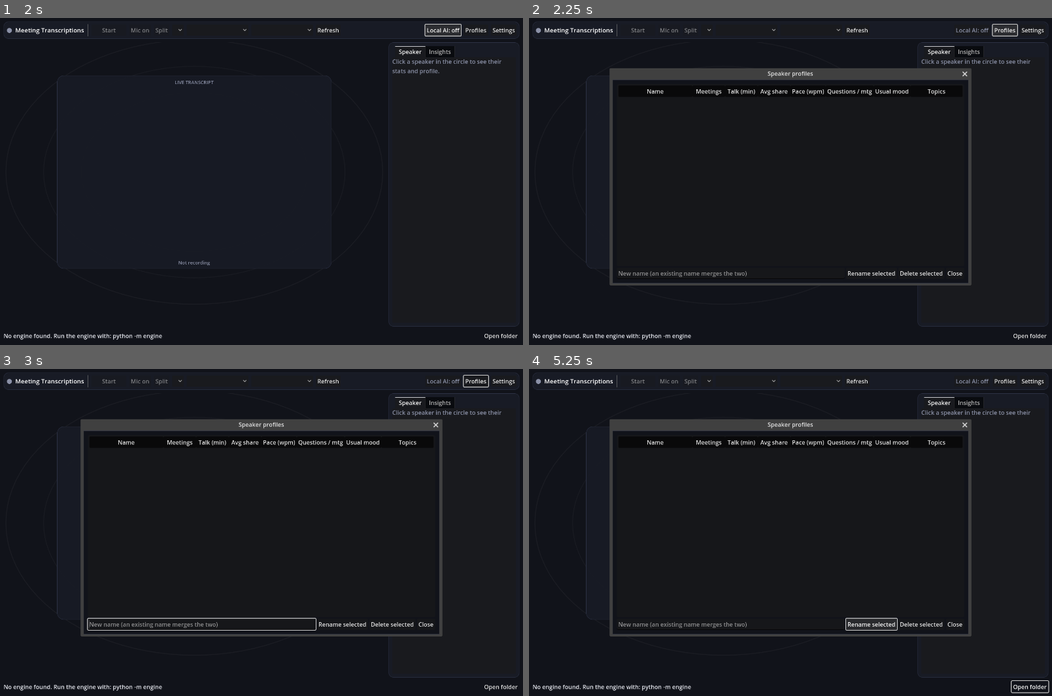
Above: before the commit, frames 1-4 (two rows, left to right).
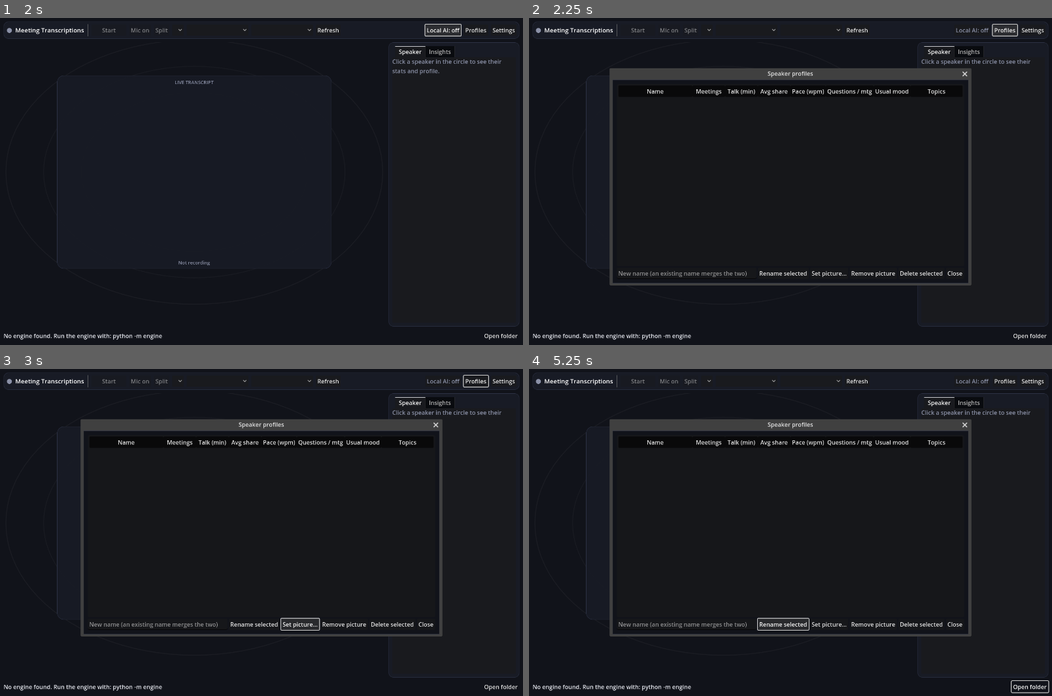
Above: after the commit, the same moments.

Repository: karlis-balcers/meeting-transcriptions
Game: Godot game, scene res://main.tscn
Same seed, same stepped clock (60 frames per second), same inputs: the game is played once before the commit and once after it.
Inputs (mouse positions are in pixels of both pictures, inside the frame that each line leads up to):
- Up to frame 1 (2 s): click "Refresh" at 0.5 s; click "Local AI: off" at 1.25 s
- Up to frame 2 (2.25 s): click "Profiles" at 2 s
- Up to frame 3 (3 s): click (298, 624) at 2.75 s, where only the run after the commit has a clickable "Set picture..."
- Up to frame 4 (5.25 s): click (874, 624) at 3.5 s, where only the run after the commit has a clickable "Remove picture"; click "Open folder" at 4.25 s; click "Rename selected" at 5 s

Frame 1 is identical in both runs. In frame 2, 0.2% of the frame differs, in the area x 44-70%, y 77-80%; in frame 3, 0.5%, in the area x 16-70%, y 76-80%; in frame 4, 0.3%.

Commit message:
Show mood emojis and profile pictures in the speaker bubbles
Each bubble gets a small emoji for the speaker's current mood (one per mood
label Laya picks from). Profiles has Set picture / Remove picture: the photo
is cropped to a circle, kept under user://avatars and drawn inside the bubble
instead of the initials. Pictures follow renames.

Co-Authored-By: Claude Opus 5.5 (1M context) <noreply@anthropic.com>
Claude-Session: https://claude.ai/code/session_01WEb7VqZ3HZpe3LPGRPcsvq

Diff:
--- /dev/null
+++ b/ui/scripts/avatars.gd
@@ -0,0 +1,76 @@
+class_name Avatars
+extends RefCounted
+## Profile pictures, one per speaker name, kept next to the app's own data.
+## Pictures are cropped to a circle when they're added, so the stage can draw
+## them straight into the bubble.
+
+const DIR := "user://avatars"
+const SIZE := 256
+
+static var _cache := {}  # name -> Texture2D, or null when there is none
+
+
+static func _path(name: String) -> String:
+	return "%s/%s.png" % [DIR, name.strip_edges().to_lower().md5_text()]
+
+
+static func texture(name: String) -> Texture2D:
+	if _cache.has(name):
+		return _cache[name]
+	var tex: Texture2D = null
+	var path := _path(name)
+	if FileAccess.file_exists(path):
+		var img := Image.load_from_file(path)
+		if img != null and not img.is_empty():
+			tex = ImageTexture.create_from_image(img)
+	_cache[name] = tex
+	return tex
+
+
+static func has(name: String) -> bool:
+	return texture(name) != null
+
+
+## Crop the picture at `file` to a centered circle and store it for `name`.
+## Returns an error message, or "" when it worked.
+static func set_from_file(name: String, file: String) -> String:
+	var img := Image.load_from_file(file)
+	if img == null or img.is_empty():
+		return "Couldn't read that picture. PNG, JPG and WebP work."
+	var side := mini(img.get_width(), img.get_height())
+	img = img.get_region(Rect2i((img.get_width() - side) / 2, (img.get_height() - side) / 2, side, side))
+	img.convert(Image.FORMAT_RGBA8)
+	img.resize(SIZE, SIZE, Image.INTERPOLATE_LANCZOS)
+	var c := (SIZE - 1) / 2.0
+	for y in SIZE:
+		for x in SIZE:
+			var d := Vector2(x - c, y - c).length()
+			var a := clampf(c - d + 0.5, 0.0, 1.0)  # soft 1px edge
+			if a < 1.0:
+				var px := img.get_pixel(x, y)
+				px.a *= a
+				img.set_pixel(x, y, px)
+	DirAccess.make_dir_recursive_absolute(DIR)
+	var err := img.save_png(_path(name))
+	if err != OK:
+		return "Couldn't save the picture (error %d)." % err
+	_cache[name] = ImageTexture.create_from_image(img)
+	return ""
+
+
+static func remove(name: String) -> void:
+	DirAccess.remove_absolute(ProjectSettings.globalize_path(_path(name)))
+	_cache[name] = null
+
+
+## Follow a rename. When the new name already has a picture, it keeps its own.
+static func rename(old: String, new_name: String) -> void:
+	var src := _path(old)
+	if old == new_name or not FileAccess.file_exists(src):
+		return
+	if not FileAccess.file_exists(_path(new_name)):
+		DirAccess.rename_absolute(ProjectSettings.globalize_path(src), ProjectSettings.globalize_path(_path(new_name)))
+	else:
+		DirAccess.remove_absolute(ProjectSettings.globalize_path(src))
+	_cache.erase(old)
+	_cache.erase(new_name)
--- a/ui/scripts/main.gd
+++ b/ui/scripts/main.gd
@@ -70,7 +70,9 @@
 
 	profiles_dialog = ProfilesDialog.new()
 	profiles_dialog.delete_requested.connect(func(n): engine.send("delete_profile", {"name": n}))
-	profiles_dialog.rename_requested.connect(func(a, b): engine.send("rename_profile", {"old": a, "new": b}))
+	profiles_dialog.rename_requested.connect(func(a, b):
+		Avatars.rename(a, b)
+		engine.send("rename_profile", {"old": a, "new": b}))
 	add_child(profiles_dialog)
 
 	engine = EngineClient.new()
--- a/ui/scripts/palette.gd
+++ b/ui/scripts/palette.gd
@@ -32,6 +32,39 @@
 	"incorrect": Color("ef233c"),
 	"doubtful": Color("ffb703"),
 }
+
+
+## One common emoji per mood (the moods are what Laya or the LLM picks from).
+const MOOD_EMOJI := {
+	"happy": "😄",
+	"excited": "🤩",
+	"positive": "🙂",
+	"calm": "😌",
+	"neutral": "😐",
+	"confused": "😕",
+	"anxious": "😟",
+	"sad": "😢",
+	"frustrated": "😤",
+	"angry": "😠",
+}
+
+static var _emoji_font: Font
+
+
+static func mood_emoji(mood) -> String:
+	if mood == null:
+		return ""
+	return MOOD_EMOJI.get(str(mood), "")
+
+
+## The system's color emoji font, falling back to the default UI font.
+static func emoji_font() -> Font:
+	if _emoji_font == null:
+		var f := SystemFont.new()
+		f.font_names = PackedStringArray(["Segoe UI Emoji", "Apple Color Emoji", "Noto Color Emoji", "Twemoji"])
+		f.fallbacks = [ThemeDB.fallback_font]
+		_emoji_font = f
+	return _emoji_font
 
 
 static func speaker_color(name: String, is_me: bool = false) -> Color:
--- a/ui/scripts/profiles_dialog.gd
+++ b/ui/scripts/profiles_dialog.gd
@@ -10,6 +10,8 @@
 var _tree: Tree
 var _rename: LineEdit
 var _profiles := {}
+var _picker: FileDialog
+var _picture_for := ""
 
 
 func _ready() -> void:
@@ -52,6 +54,19 @@
 			rename_requested.emit(name, new_name)
 			_rename.text = "")
 	row.add_child(rename_btn)
+	var picture_btn := Button.new()
+	picture_btn.text = "Set picture..."
+	picture_btn.tooltip_text = "Pick a photo for the selected person. It shows inside their bubble."
+	picture_btn.pressed.connect(_pick_picture)
+	row.add_child(picture_btn)
+	var no_picture_btn := Button.new()
+	no_picture_btn.text = "Remove picture"
+	no_picture_btn.pressed.connect(func():
+		var name := _selected_name()
+		if name != "":
+			Avatars.remove(name)
+			set_profiles(_profiles))
+	row.add_child(no_picture_btn)
 	var delete_btn := Button.new()
 	delete_btn.text = "Delete selected"
 	delete_btn.pressed.connect(func():
@@ -64,6 +79,36 @@
 	close.pressed.connect(hide)
 	row.add_child(close)
 	root.add_child(row)
+
+	_picker = FileDialog.new()
+	_picker.file_mode = FileDialog.FILE_MODE_OPEN_FILE
+	_picker.access = FileDialog.ACCESS_FILESYSTEM
+	_picker.use_native_dialog = true
+	_picker.filters = PackedStringArray(["*.png, *.jpg, *.jpeg, *.webp ; Pictures"])
+	_picker.title = "Pick a profile picture"
+	_picker.file_selected.connect(_on_picture_selected)
+	add_child(_picker)
+
+
+func _pick_picture() -> void:
+	_picture_for = _selected_name()
+	if _picture_for == "":
+		return
+	_picker.popup_centered_ratio(0.6)
+
+
+func _on_picture_selected(path: String) -> void:
+	if _picture_for == "":
+		return
+	var err := Avatars.set_from_file(_picture_for, path)
+	if err != "":
+		var dlg := AcceptDialog.new()
+		dlg.title = "Profile picture"
+		dlg.dialog_text = err
+		add_child(dlg)
+		dlg.confirmed.connect(dlg.queue_free)
+		dlg.popup_centered()
+	set_profiles(_profiles)
 
 
 func _selected_name() -> String:
@@ -85,13 +130,17 @@
 		item.set_metadata(0, name)
 		item.set_text(0, name + ("  (you)" if p.get("is_me", false) else ""))
 		item.set_custom_color(0, Palette.speaker_color(name, p.get("is_me", false)))
+		var avatar := Avatars.texture(name)
+		if avatar != null:
+			item.set_icon(0, avatar)
+			item.set_icon_max_width(0, 28)
 		item.set_text(1, str(int(p.get("meetings", 0))))
 		item.set_text(2, "%.1f" % float(p.get("talk_minutes", 0.0)))
 		item.set_text(3, Palette.percent(float(p.get("avg_talk_share", 0.0))))
 		item.set_text(4, str(int(p.get("wpm", 0))))
 		item.set_text(5, str(p.get("questions_per_meeting", 0)))
 		var mood = p.get("top_mood")
-		item.set_text(6, str(mood) if mood != null else "-")
+		item.set_text(6, "%s %s" % [Palette.mood_emoji(mood), mood] if mood != null else "-")
 		if mood != null:
 			item.set_custom_color(6, Palette.mood_color(mood))
 		item.set_text(7, ", ".join(p.get("top_topics", [])))
--- a/ui/scripts/stage.gd
+++ b/ui/scripts/stage.gd
@@ -238,6 +238,7 @@
 func rename(old: String, new_name: String) -> void:
 	if not speakers.has(old) or old == new_name:
 		return
+	Avatars.rename(old, new_name)
 	var s: Dictionary = speakers[old]
 	speakers.erase(old)
 	order.erase(old)
@@ -482,9 +483,26 @@
 	if share > 0.0:
 		draw_arc(pos, r - 1.5, -PI / 2.0, -PI / 2.0 + TAU * share, 48, base.lightened(0.25), 3.0, true)
 
-	var ini := Palette.initials(s.name)
-	var fs := int(clampf(r * 0.62, 16.0, 30.0))
-	draw_string(font, pos + Vector2(-r, fs * 0.36), ini, HORIZONTAL_ALIGNMENT_CENTER, r * 2.0, fs, Palette.TEXT)
+	var avatar := Avatars.texture(s.name)
+	if avatar != null:
+		var ar := r - 3.0
+		draw_texture_rect(avatar, Rect2(pos - Vector2(ar, ar), Vector2(ar, ar) * 2.0), false)
+	else:
+		var ini := Palette.initials(s.name)
+		var fs := int(clampf(r * 0.62, 16.0, 30.0))
+		draw_string(font, pos + Vector2(-r, fs * 0.36), ini, HORIZONTAL_ALIGNMENT_CENTER, r * 2.0, fs, Palette.TEXT)
+
+	# Mood emoji on the lower right of the bubble.
+	var emoji := Palette.mood_emoji(s.mood)
+	if emoji != "":
+		var ep := pos + Vector2(r * 0.74, r * 0.74)
+		var efont := Palette.emoji_font()
+		var es := 22
+		draw_circle(ep, 17.0, Palette.BG)
+		draw_arc(ep, 17.0, 0, TAU, 32, mood_col, 1.5, true)
+		var ew := efont.get_string_size(emoji, HORIZONTAL_ALIGNMENT_LEFT, -1, es).x
+		var baseline := ep.y + (efont.get_ascent(es) - efont.get_descent(es)) / 2.0
+		draw_string(efont, Vector2(ep.x - ew / 2.0, baseline), emoji, HORIZONTAL_ALIGNMENT_LEFT, -1, es)
 
 	# Name, a short stats line and the mood under the node, on a dark plate so
 	# the answer lines behind don't wash them out.
Not shown, added: ui/scripts/avatars.gd.uid
Not shown, changed: README.md
